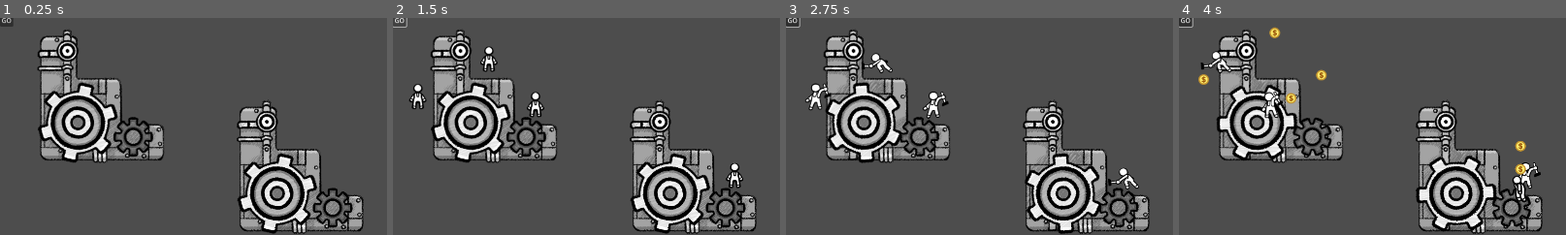
Above: before the commit, frames 1-4 (left to right).
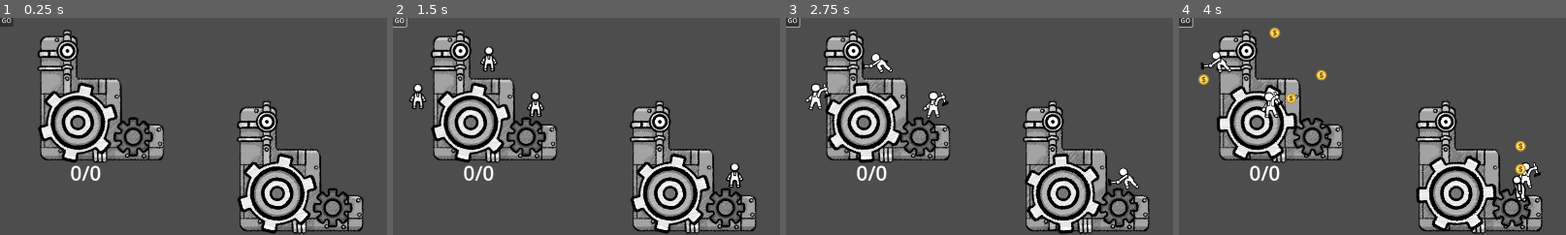
Above: after the commit, the same moments.

Repository: Aeropulu/LaHordeJam
Game: Godot game, scene res://scenes/test_map.tscn
The game is run twice, just before and just after one commit, with the same random seed, the same clock (stepped at 60 frames per second) and the same inputs. This scene is started directly instead of the project's main scene. Sound files missing from this copy of the repository are replaced by a short silence.
Inputs (mouse positions are % of the whole screen's width and height, from its top left):
- Up to frame 1 (0.25 s): no input
- Up to frame 2 (1.5 s): click "GO" at 0.5 s; click "GO" at 1.25 s
- Up to frame 3 (2.75 s): tap Enter (ui_accept) at 2 s; drag from (39, 36) to (13, 19) at 2.02 s
- Up to frame 4 (4 s): drag from (13, 19) to (39, 36) at 2.77 s; move the mouse to (44, 37) at 3.52 s; press the mouse at (44, 37) at 3.53 s; hold Left (ui_left) from 3.53 s (still down)
The pictures show only the part of the screen within x 0-50%, y 1-51%; the shares and areas given below are measured in that part.

The runs differ from the first frame. In frame 1, 0.3% of the frame differs, in the area x 18-27%, y 67-75%; in frame 2, 0.3%; in frame 3, 0.3%; in frame 4, 0.3%.

Commit message:
Machine UI

Diff:
--- /dev/null
+++ b/scenes/UI/machine_ui.tscn
@@ -0,0 +1,20 @@
+[gd_scene load_steps=2 format=3 uid="uid://c7sw7grkvasu"]
+
+[ext_resource type="Script" path="res://scripts/Machine UI.gd" id="1_ppypp"]
+
+[node name="Machine UI" type="Control" node_paths=PackedStringArray("machine")]
+layout_mode = 3
+anchors_preset = 0
+offset_left = 174.0
+offset_top = 359.0
+offset_right = 362.0
+offset_bottom = 432.0
+mouse_filter = 1
+script = ExtResource("1_ppypp")
+machine = NodePath("")
+
+[node name="SlotCount" type="RichTextLabel" parent="."]
+offset_right = 113.0
+offset_bottom = 70.0
+theme_override_font_sizes/normal_font_size = 50
+text = "0/0"
--- a/scenes/test_map.tscn
+++ b/scenes/test_map.tscn
@@ -8,6 +8,7 @@
 [ext_resource type="Texture2D" uid="uid://bij7c3dboeppd" path="res://assets/sprites/machines/machineB/machineB_00003.png" id="5_sote0"]
 [ext_resource type="Texture2D" uid="uid://cllt6xquowf7k" path="res://assets/sprites/machines/machineB/machineB_00004.png" id="6_rhb8y"]
 [ext_resource type="Texture2D" uid="uid://fbd5ly4hjdhj" path="res://assets/sprites/machines/machineB/machineB_00005.png" id="7_6lqyp"]
+[ext_resource type="PackedScene" uid="uid://c7sw7grkvasu" path="res://scenes/UI/machine_ui.tscn" id="9_jrqsd"]
 
 [sub_resource type="NavigationPolygon" id="NavigationPolygon_yihpj"]
 vertices = PackedVector2Array(597, 94, 1039, 98, 1065, 605, 615, 594, 598, 369, 597, 313, 518, 367, 517, 589, 85, 593, 107, 75, 517, 314, 517, 98)
@@ -140,5 +141,7 @@
 text = "GO"
 script = SubResource("GDScript_1uui3")
 
+[node name="Machine UI" parent="." instance=ExtResource("9_jrqsd")]
+
 [connection signal="input_event" from="Machine/Area2D" to="Machine" method="_on_area_2d_input_event"]
 [connection signal="input_event" from="Machine2/Area2D" to="Machine2" method="_on_area_2d_input_event"]
--- a/scripts/FactoryManager.gd
+++ b/scripts/FactoryManager.gd
@@ -29,11 +29,11 @@
 
 signal day_end
 signal game_over
+signal start_day_error
 
 # Called when the node enters the scene tree for the first time.
 func _ready():
-	for machine in machines:
-		total_slot_count += machine._slot_count
+	pass
 
 # Called every frame. 'delta' is the elapsed time since the previous frame.
 func _process(delta):
@@ -54,9 +54,14 @@
 
 func add_machine(mach: Machine):
 	machines.append(mach)
+	total_slot_count += mach._slot_count
 
 func spawn_workers(time: float):
 	if not _can_start_day:
+		return
+
+	if total_slot_count <= 0:
+		start_day_error.emit()
 		return
 
 	_can_start_day = false
@@ -69,11 +74,9 @@
 	var delay: float = time / worker_count
 	for machine in machines:
 		for i in range(machine._slot_count):
-			print(machine.global_position)
 			var slot = machine.get_slot(i)
 			if slot is Node2D:
 				slots.append(slot)
-			print(slot.get_parent().global_position)
 			var worker: Michel = _worker_scene.instantiate()
 			workers.append(worker)
 			worker.global_position = global_position
--- /dev/null
+++ b/scripts/Machine UI.gd
@@ -0,0 +1,15 @@
+extends Control
+
+@onready var _slot_count_label: RichTextLabel = $SlotCount
+@export var machine: Machine
+var _max_count: int
+# Called when the node enters the scene tree for the first time.
+func _ready():
+	if not machine is Machine:
+		return
+	machine.slot_count_changed.connect(_on_count_changed)
+	_max_count = machine.get_node("Slots").get_child_count()
+	_on_count_changed(machine._slot_count)
+
+func _on_count_changed(new_count) -> void:
+	_slot_count_label.text = "{}/{}".format([str(new_count), str(_max_count)], "{}")
--- a/scripts/machine.gd
+++ b/scripts/machine.gd
@@ -114,11 +114,9 @@
 func _on_area_2d_input_event(_viewport, event, _shape_idx):
 	if event is InputEventMouseButton and event.pressed:
 		if event.button_mask & 2 == 2:
-			# _set_cycle_duration(_cycle_duration * 0.9)
-			FactoryManager._on_machine_time_accel()
-			print(FactoryManager._current_speed_factor)
+			remove_slot()
 		else:
-			set_slot_count(_slot_count + 1)
+			add_slot()
 
 func set_slot_count(number:int):
 	number = clampi(number, 0, $Slots.get_child_count())
@@ -127,7 +125,6 @@
 		slot_count_changed.emit(number)
 	else:
 		slot_change_error.emit()
-	print(number)
 
 func get_slot(index: int) -> Node2D:
 	if index <= min(_slot_count, $Slots.get_child_count()):
Not shown: 1 places in scenes/test_map.tscn that only renumber resources
